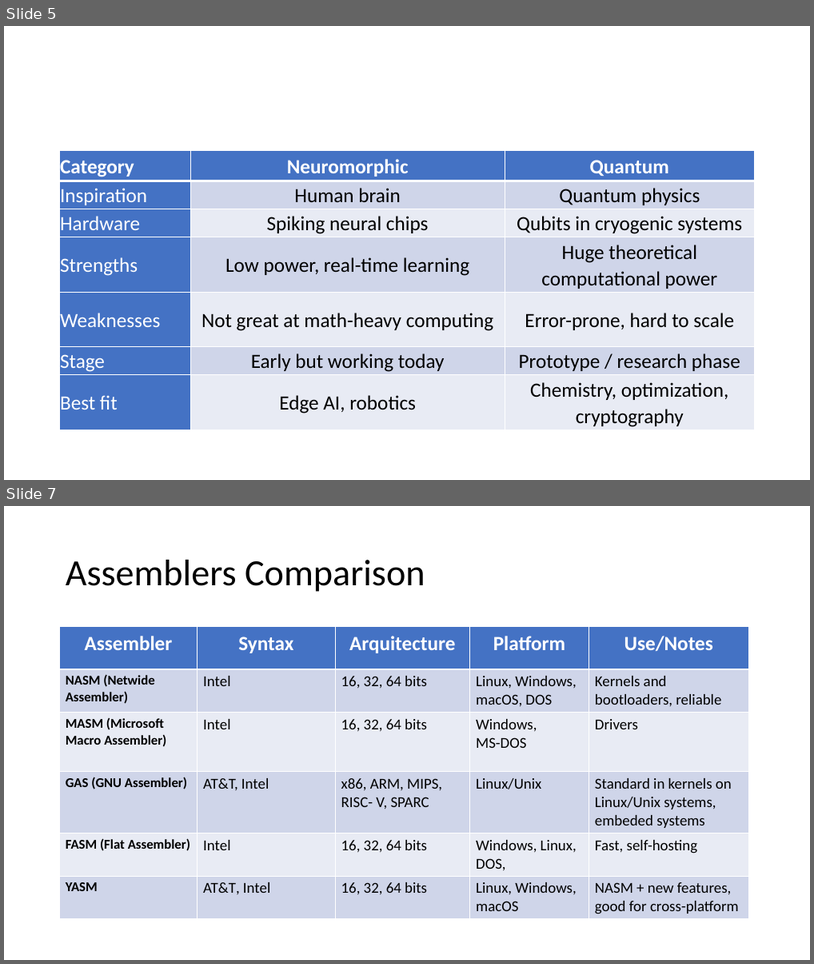
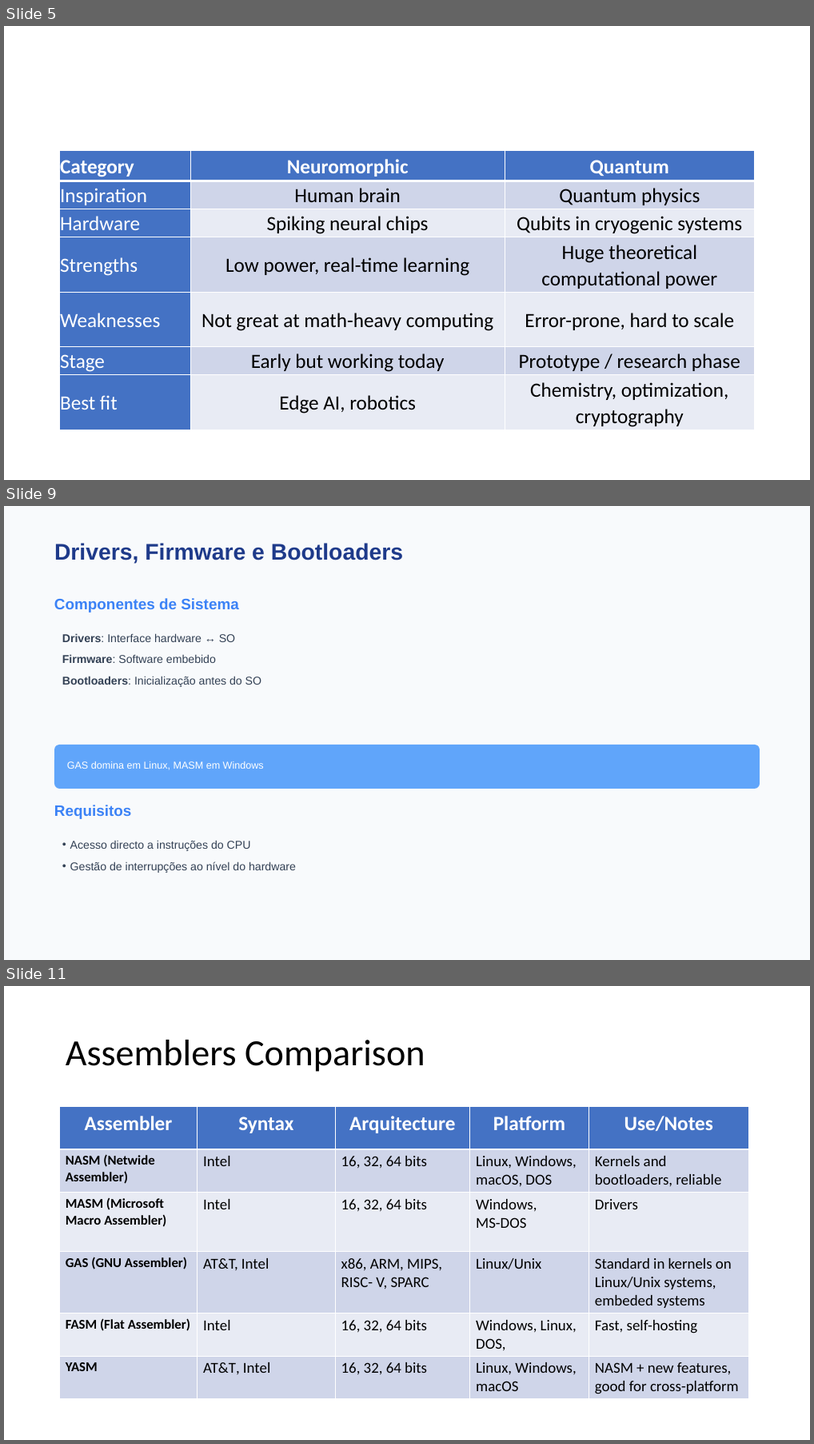
Before and after one commit to FabioRodrigues0/Faculdade, a slide deck: acomp/trabalhos_praticos/Apresentação ADC - Assembly.pptx. Shown one above the other, each under a label of ours: slides 5 and 7 before the commit, slides 5, 9 and 11 after it; the slides between them are not shown. The pictures are 814x964 and 814x1444 pixels, drawn with LibreOffice and Linux fonts; fonts in the diff are those of the drawing. Boxes give left, top, right and bottom in pixels: in the first picture for what was removed or moved away, otherwise in the second. Text is boxed around its words. In the diff, an @@ line names an element or a change of style, - is before the commit and + after.

```diff
--- a/acomp/trabalhos_praticos/Apresentação ADC - Assembly.pptx
+++ b/acomp/trabalhos_praticos/Apresentação ADC - Assembly.pptx
@@ slide 9 added at <box>4,506,810,960</box>, background #F8FAFC @@
@@ text added at <box>54,543,403,564</box>, 27 pt, text #1E3A8A, bold @@
+Drivers, Firmware e Bootloaders
@@ text added at <box>54,598,238,612</box>, 18 pt, text #3B82F6, bold @@
+Componentes de Sistema
@@ text added at <box>62,633,262,687</box>, 13.5 pt, text #334155 @@
+Drivers: Interface hardware ↔ SO
+Firmware: Software embebido
+Bootloaders: Inicialização antes do SO
@@ rounded rectangle added at <box>54,744,760,788</box>, fill #60A5FA @@
@@ text added at <box>67,761,264,770</box>, 12 pt, text #FFFFFF @@
+GAS domina em Linux, MASM em Windows
@@ text added at <box>54,804,131,819</box>, 18 pt, text #3B82F6, bold @@
+Requisitos
@@ text added at <box>70,840,296,872</box>, 13.5 pt, text #334155 @@
+• Acesso directo a instruções do CPU
+• Gestão de interrupções ao nível do hardware
@@ what was slide 7 is now slide 11 @@
```
Also in this commit, not shown: 4 other slides added, 1 slide removed.
